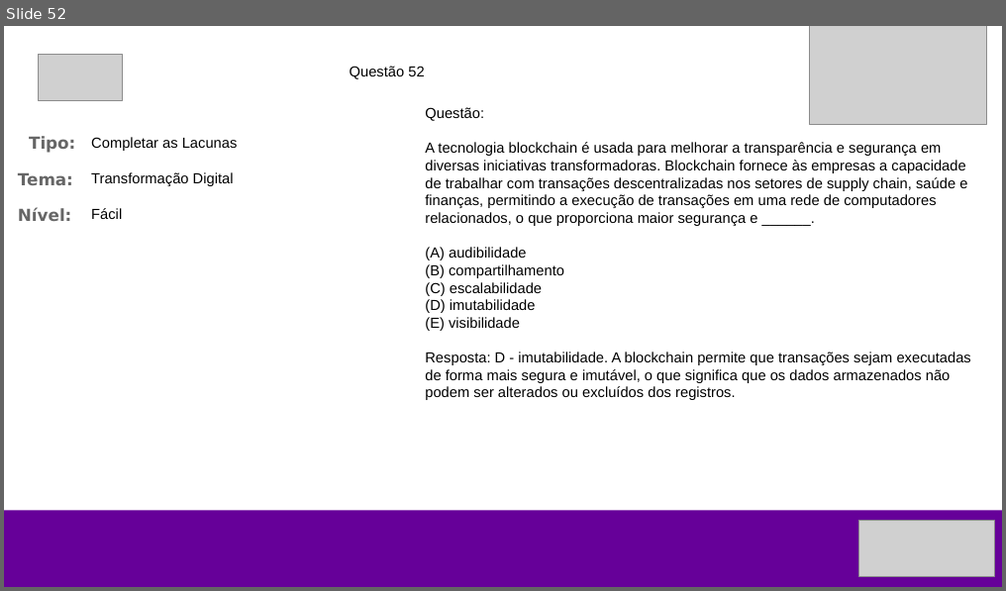
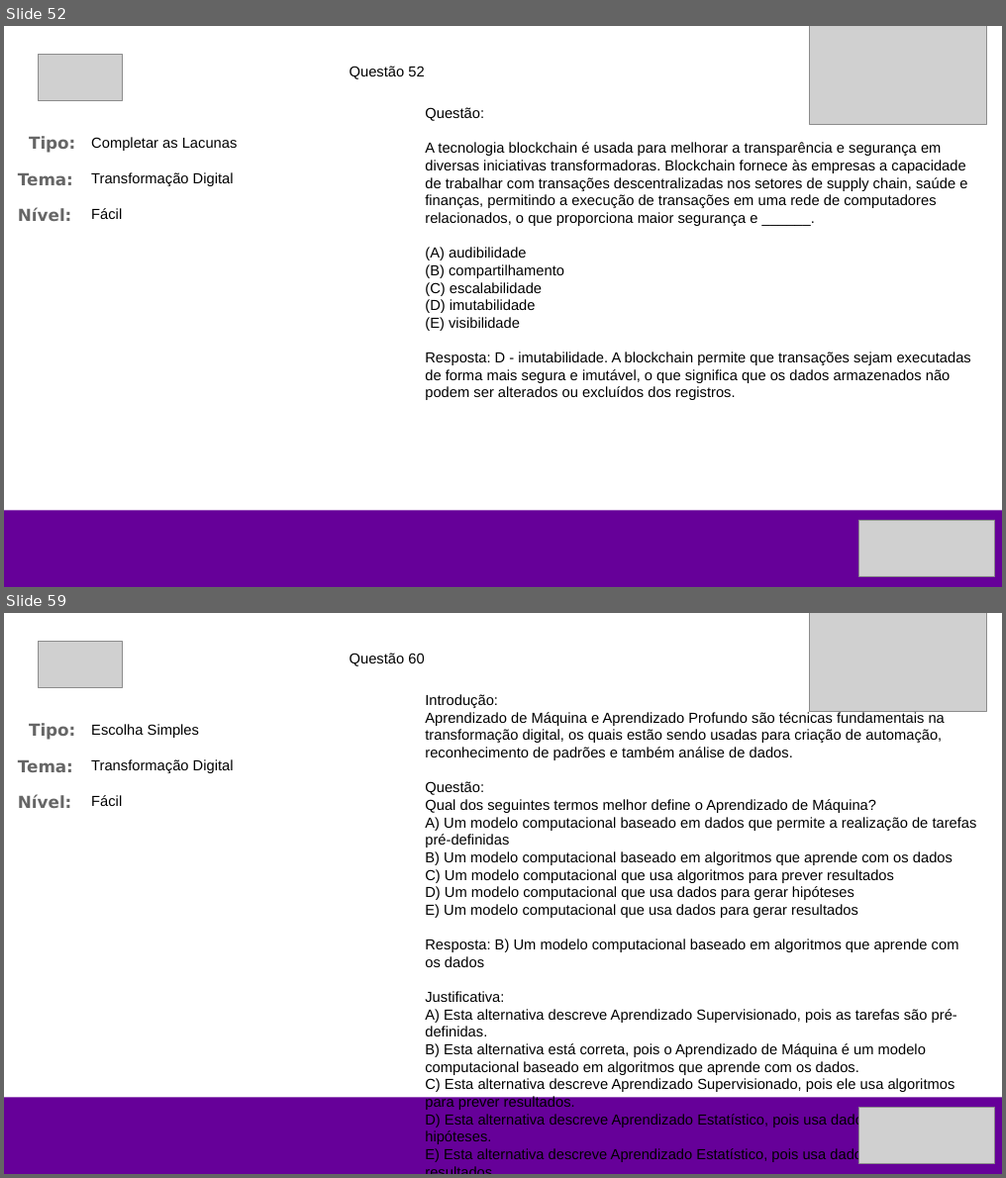
Before and after one commit to wvcode/ds-kbd, a slide deck: questoes.pptx. Shown one above the other, each under a label of ours: slide 52 before the commit, slides 52 and 59 after it; the slides between them are not shown. The pictures are 1006x591 and 1006x1178 pixels, drawn with LibreOffice and Linux fonts; fonts in the diff are those of the drawing; grey boxes stand for pictures. Boxes give left, top, right and bottom in pixels: in the first picture for what was removed or moved away, otherwise in the second. Text is boxed around its words. In the diff, an @@ line names an element or a change of style, - is before the commit and + after.

```diff
--- a/questoes.pptx
+++ b/questoes.pptx
@@ slide 59 added at box(4, 613, 1002, 1174), background #FFFFFF @@
@@ picture added at box(38, 642, 122, 688) @@
@@ picture added at box(810, 613, 986, 711) @@
@@ text added at box(350, 653, 424, 666), 14 pt, text #000000 @@
+Questão 60
@@ text added at box(425, 694, 977, 1162), 14 pt, text #000000 @@
+Introdução:
+Aprendizado de Máquina e Aprendizado Profundo são técnicas fundamentais na transformação digital, os quais estão sendo usadas para criação de automação, reconhecimento de padrões e também análise de dados.
+Questão:
+Qual dos seguintes termos melhor define o Aprendizado de Máquina?
+A) Um modelo computacional baseado em dados que permite a realização de tarefas pré-definidas
+B) Um modelo computacional baseado em algoritmos que aprende com os dados
+C) Um modelo computacional que usa algoritmos para prever resultados
+D) Um modelo computacional que usa dados para gerar hipóteses
+E) Um modelo computacional que usa dados para gerar resultados
+Resposta: B) Um modelo computacional baseado em algoritmos que aprende com os dados
+Justificativa:
+A) Esta alternativa descreve Aprendizado Supervisionado, pois as tarefas são pré-definidas.
+B) Esta alternativa está correta, pois o Aprendizado de Máquina é um modelo computacional baseado em algoritmos que aprende com os dados.
+C) Esta alternativa descreve Aprendizado Supervisionado, pois ele usa algoritmos para prever resultados.
+D) Esta alternativa descreve Aprendizado Estatístico, pois usa dados para gerar hipóteses.
+E) Esta alternativa descreve Aprendizado Estatístico, pois usa dados para gerar resultados.
@@ text added at box(29, 723, 75, 740), 16 pt, text #666666, bold @@
+Tipo:
@@ text added at box(91, 724, 199, 738), 14 pt, text #000000 @@
+Escolha Simples
@@ text added at box(18, 761, 73, 772), 16 pt, text #666666, bold @@
+Tema:
@@ text added at box(91, 760, 234, 773), 14 pt, text #000000 @@
+Transformação Digital
@@ text added at box(18, 795, 71, 808), 16 pt, text #666666, bold @@
+Nível:
@@ text added at box(91, 795, 122, 806), 14 pt, text #000000 @@
+Fácil
@@ rectangle added at box(4, 1097, 1002, 1174), fill #660099 @@
@@ picture added at box(859, 1108, 994, 1164) @@
```
Also in this commit, not shown: 66 other slides added, 8 other files.
